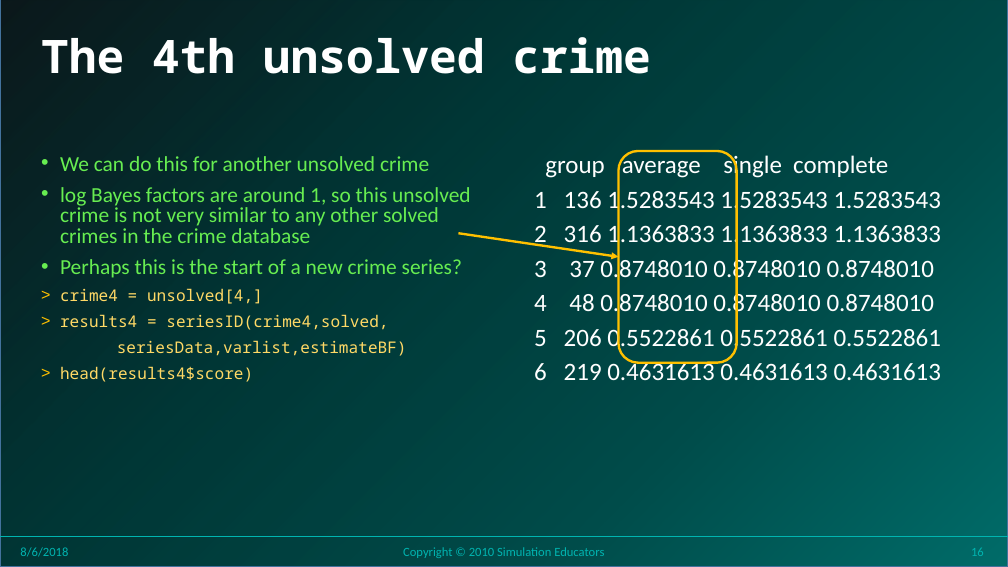
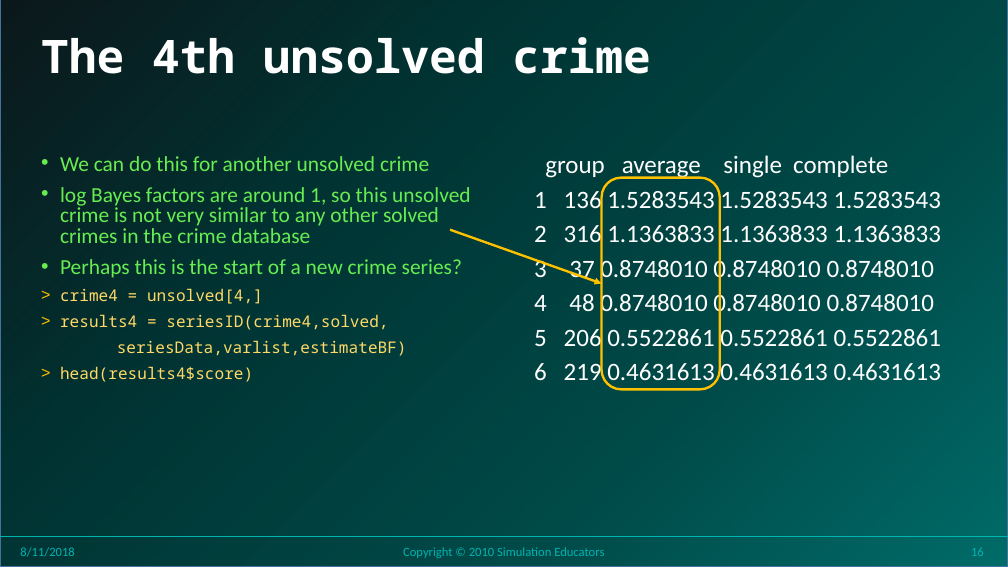
Before and after one commit to stricje1/VIT_University, a slide deck: slide 16 of Predictive_Modeling/PPT/Seminar 05 - Machine Learning Models.pptx. Drawn at 1008x567 pixels with LibreOffice and Linux fonts; fonts in the diff are those of the drawing; background and template pictures are left out. Boxes give left, top, right and bottom in pixels: in the first picture for what was removed or moved away, otherwise in the second. Text is boxed around its words. In the diff, an @@ line names an element or a change of style, - is before the commit and + after.

```diff
--- a/Predictive_Modeling/PPT/Seminar 05 - Machine Learning Models.pptx
+++ b/Predictive_Modeling/PPT/Seminar 05 - Machine Learning Models.pptx
@@ rounded rectangle: place and size @@
-rounded rectangle at box(619, 151, 737, 363)
+rounded rectangle at box(602, 178, 720, 389)
@@ arrow moved from (458, 234) - (619, 257) to (450, 230) - (602, 284) @@
@@ text at box(20, 547, 74, 557): text changed @@
-8/6/2018
+8/11/2018
```
Also in this commit, not shown: 26 other slides changed, 3 other files.
